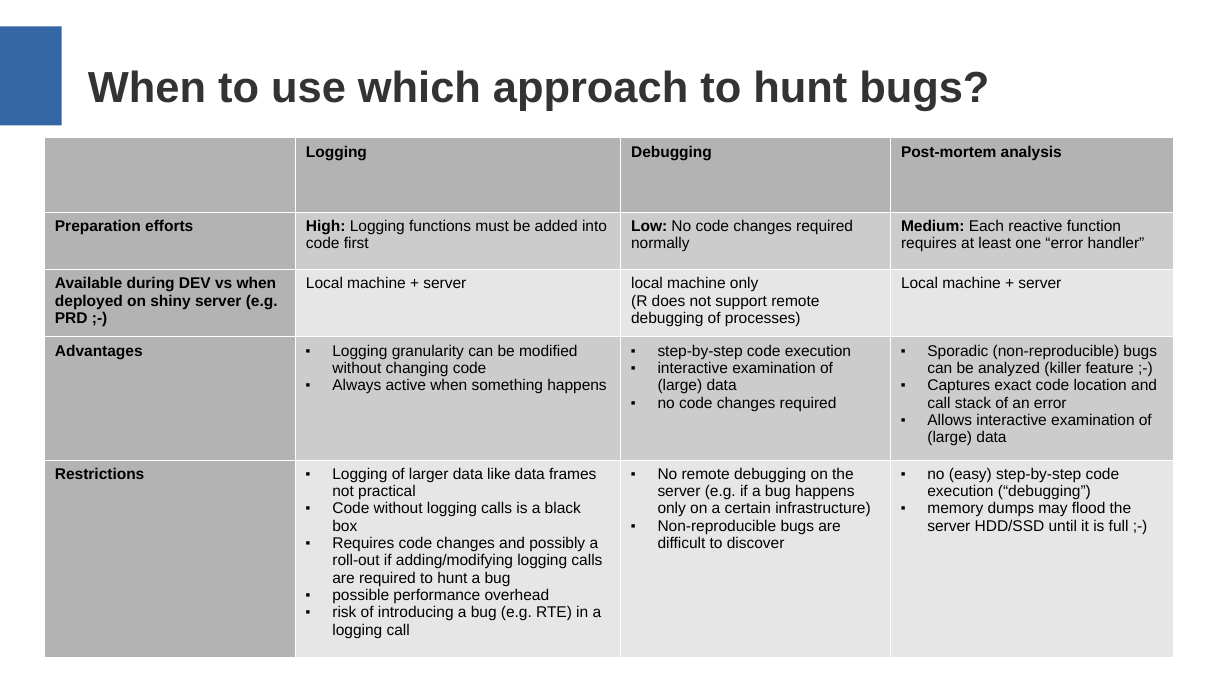
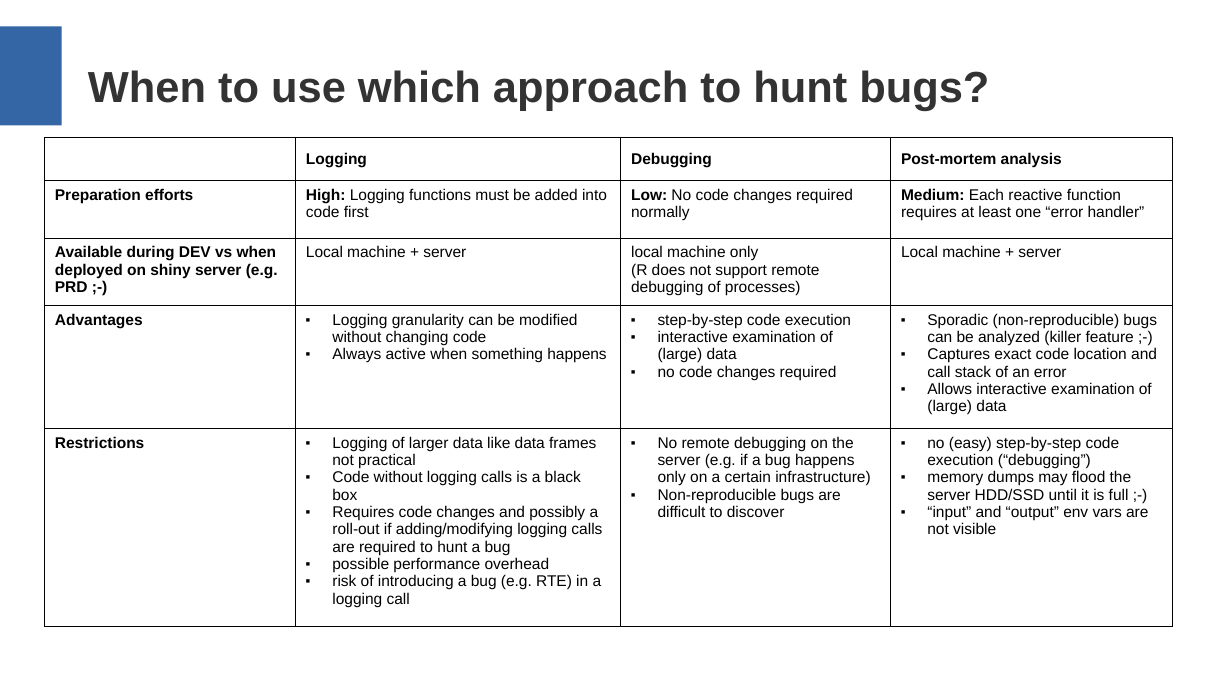
Before and after one commit to aryoda/R_shiny_post_mortem_analysis_training, a slide deck: slide 17 of Training slides.odp (slide 7 before the commit). Drawn at 1232x693 pixels with LibreOffice and Linux fonts; fonts in the diff are those of the drawing. Boxes give left, top, right and bottom in pixels: in the first picture for what was removed or moved away, otherwise in the second. Text is boxed around its words. In the diff, an @@ line names an element or a change of style, - is before the commit and + after.

```diff
--- a/Training slides.odp
+++ b/Training slides.odp
@@ table at [44,138,1173,611] @@
-row 5, column 4: no (easy) step-by-step code execution (“debugging”) / memory dumps may flood the server HDD/SSD until it is full ;-)
+row 5, column 4: no (easy) step-by-step code execution (“debugging”) / memory dumps may flood the server HDD/SSD until it is full ;-) / “input” and “output” env vars are not visible
@@ fill #B3B3B3 to none in 7 cells @@
@@ fill #CCCCCC to none in 6 cells @@
@@ fill #E6E6E6 to none in 6 cells @@
@@ borders changed @@
```
Also in this commit, not shown: 3 other slides changed, 5 slides added, 2 other files.
